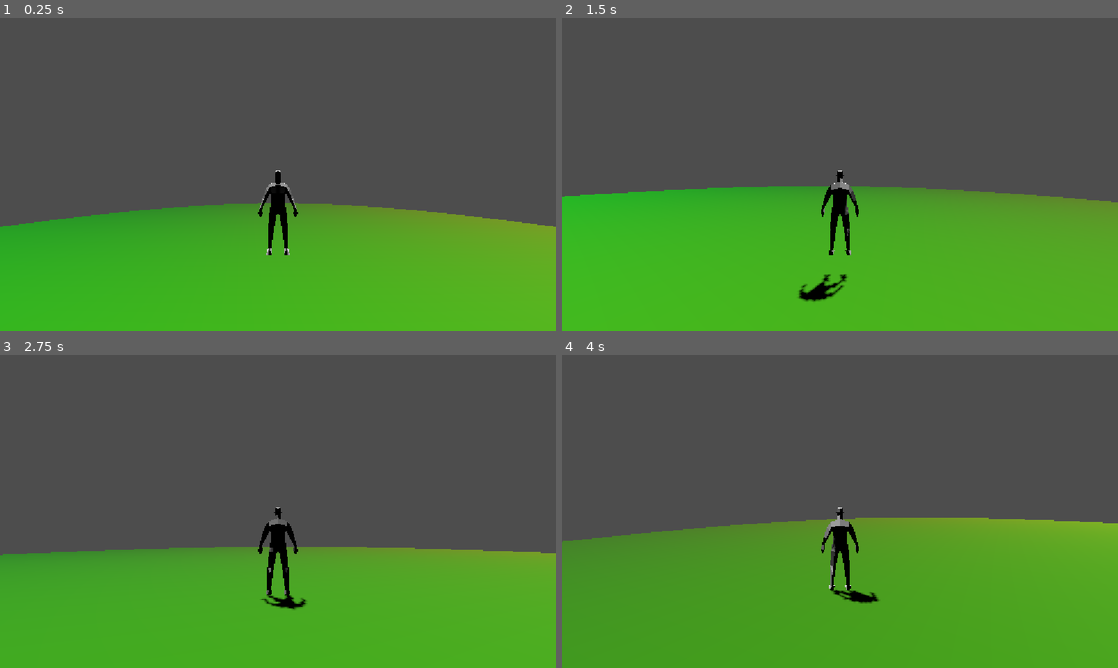
Above: before the commit, frames 1-4 (two rows, left to right).
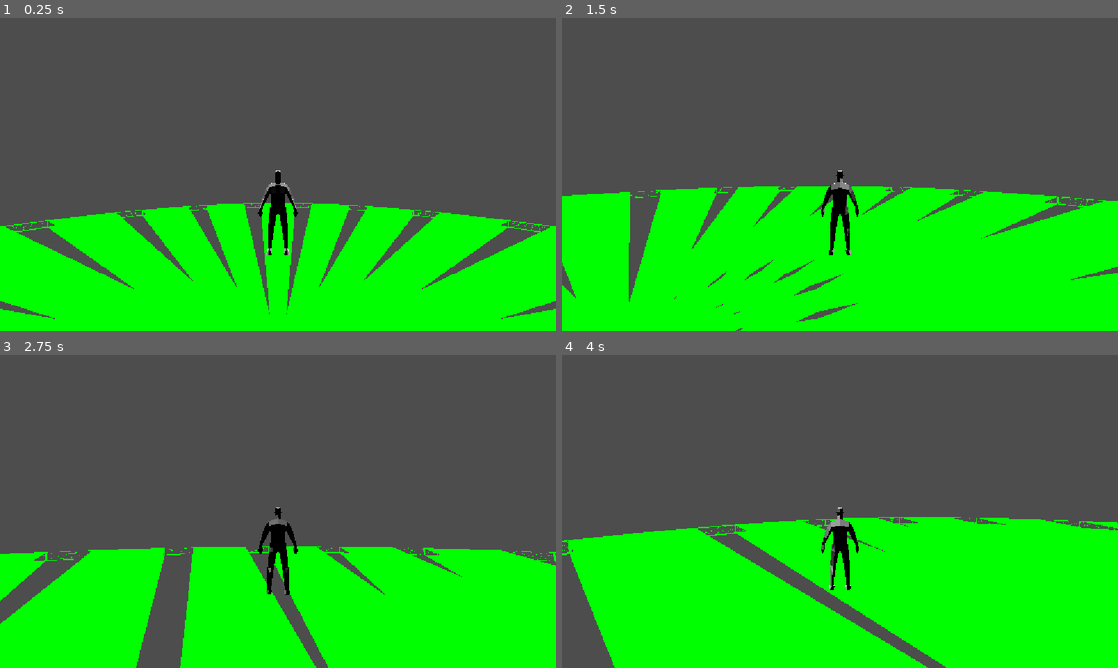
Above: after the commit, the same moments.

Repository: XMNNguyen/Soulslike_Roguelike
Game: Godot game, scene res://Scenes/main.tscn
The game is run twice, just before and just after one commit, with the same random seed, the same clock (stepped at 60 frames per second) and the same inputs.
Inputs (mouse positions are in pixels of both pictures, inside the frame that each line leads up to):
- Up to frame 1 (0.25 s): no input
- Up to frame 2 (1.5 s): move the mouse to (867, 174) at 0.52 s; hold W (forward) from 0.53 s (still down); tap Space (dodge) at 0.6, 1.35 s; move the mouse to (812, 174) at 1.27 s
- Up to frame 3 (2.75 s): keep holding W (forward); move the mouse to (289, 505) at 2.02 s; tap Space (dodge) at 2.1 s
- Up to frame 4 (4 s): keep holding W (forward); move the mouse to (834, 517) at 2.77 s; tap Space (dodge) at 2.85, 3.6 s; move the mouse to (878, 514) at 3.52 s

The runs differ from the first frame. In frame 1, 38% of the frame differs, in the area x 0-100%, y 59-100%; in frame 2, 44%; in frame 3, 38%; in frame 4, 46%, in the area x 0-100%, y 51-100%.

Commit message:
added wireframe debug shader

Diff:
--- a/soulslike-roguelike/Scenes/Levels/Debug_Level/debug_level.tscn
+++ b/soulslike-roguelike/Scenes/Levels/Debug_Level/debug_level.tscn
@@ -2,7 +2,7 @@
 
 [ext_resource type="Script" uid="uid://mpjhy21ybpfe" path="res://Scripts/Levels/Debug_Level/debug_level.gd" id="1_3ri1k"]
 [ext_resource type="PackedScene" uid="uid://dckhbf66n84ky" path="res://Scenes/Entities/Camera/user_camera.tscn" id="2_h7oiu"]
-[ext_resource type="Shader" uid="uid://i8pcudaw1irw" path="res://Shaders/debug/uv_debug.gdshader" id="3_ufrrj"]
+[ext_resource type="Shader" uid="uid://boklsur1ubk6u" path="res://Shaders/debug/wireframe_debug.gdshader" id="3_ufrrj"]
 
 [sub_resource type="CylinderMesh" id="CylinderMesh_eed4v"]
 top_radius = 28.066406
@@ -12,6 +12,8 @@
 [sub_resource type="ShaderMaterial" id="ShaderMaterial_h7oiu"]
 render_priority = 0
 shader = ExtResource("3_ufrrj")
+shader_parameter/wire_color = Color(0, 1, 0, 1)
+shader_parameter/line_thickness = 0.02
 
 [sub_resource type="CylinderShape3D" id="CylinderShape3D_eed4v"]
 height = 0.99975586
@@ -23,7 +25,7 @@
 [node name="UserCamera" parent="." unique_id=200592742 instance=ExtResource("2_h7oiu")]
 
 [node name="MeshInstance3D" type="MeshInstance3D" parent="." unique_id=346870273]
-transform = Transform3D(1, 0, 0, 0, 1, 0, 0, 0, 1, 0, -0.325781, 0)
+transform = Transform3D(1, 0, 0, 0, 1, 0, 0, 0, 1, 0.0015296936, -0.2747804, 0.00061798096)
 mesh = SubResource("CylinderMesh_eed4v")
 surface_material_override/0 = SubResource("ShaderMaterial_h7oiu")
 
--- a/soulslike-roguelike/Shaders/debug/uv_debug.gdshader
+++ b/soulslike-roguelike/Shaders/debug/uv_debug.gdshader
@@ -1,5 +1,5 @@
 shader_type spatial;
-
+render_mode blend_mix, depth_draw_opaque, cull_back, unshaded;
 /*
 	Debug Shader
 	Displays mesh as a black and white checkerboard
--- /dev/null
+++ b/soulslike-roguelike/Shaders/debug/wireframe_debug.gdshader
@@ -0,0 +1,37 @@
+shader_type spatial;
+render_mode blend_mix, depth_draw_opaque, cull_disabled, unshaded;
+
+uniform vec4 wire_color : source_color = vec4(0.0, 1.0, 0.0, 1.0); // Neon Green default
+uniform float line_thickness : hint_range(0.0, 0.1) = 0.02;
+
+varying vec3 v_barycentric;
+
+void vertex() {
+	// assign barycentric coordinates for each vertex
+	int index = VERTEX_ID % 3;
+
+	if (index == 0) {
+		v_barycentric = vec3(1.0, 0.0, 0.0);
+	} else if (index == 1) {
+		v_barycentric = vec3(0.0, 1.0, 0.0);
+	} else {
+		v_barycentric = vec3(0.0, 0.0, 1.0);
+	}
+}
+
+void fragment() {
+	// Called for every pixel the material is visible on.
+	// get closest vertex and assign pixel color accordingly
+	float min_barycentric = min(min(v_barycentric.x, v_barycentric.y), v_barycentric.z);
+
+	if (min_barycentric < line_thickness) {
+		ALBEDO = wire_color.rgb;
+	} else {
+		discard;
+	}
+}
+
+//void light() {
+//	// Called for every pixel for every light affecting the material.
+//	// Uncomment to replace the default light processing function with this one.
+//}
Not shown, added: soulslike-roguelike/Shaders/debug/wireframe_debug.gdshader.uid
